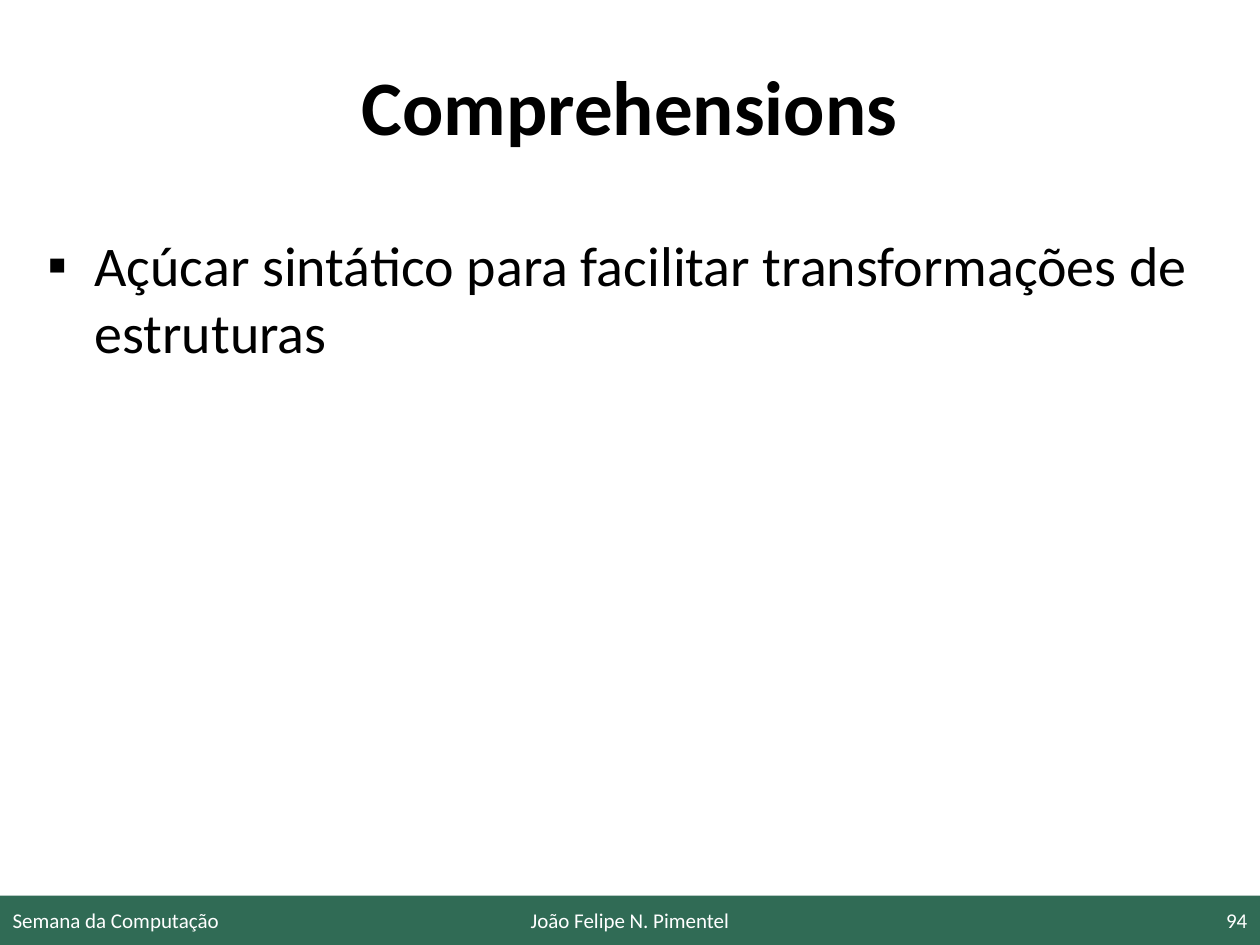
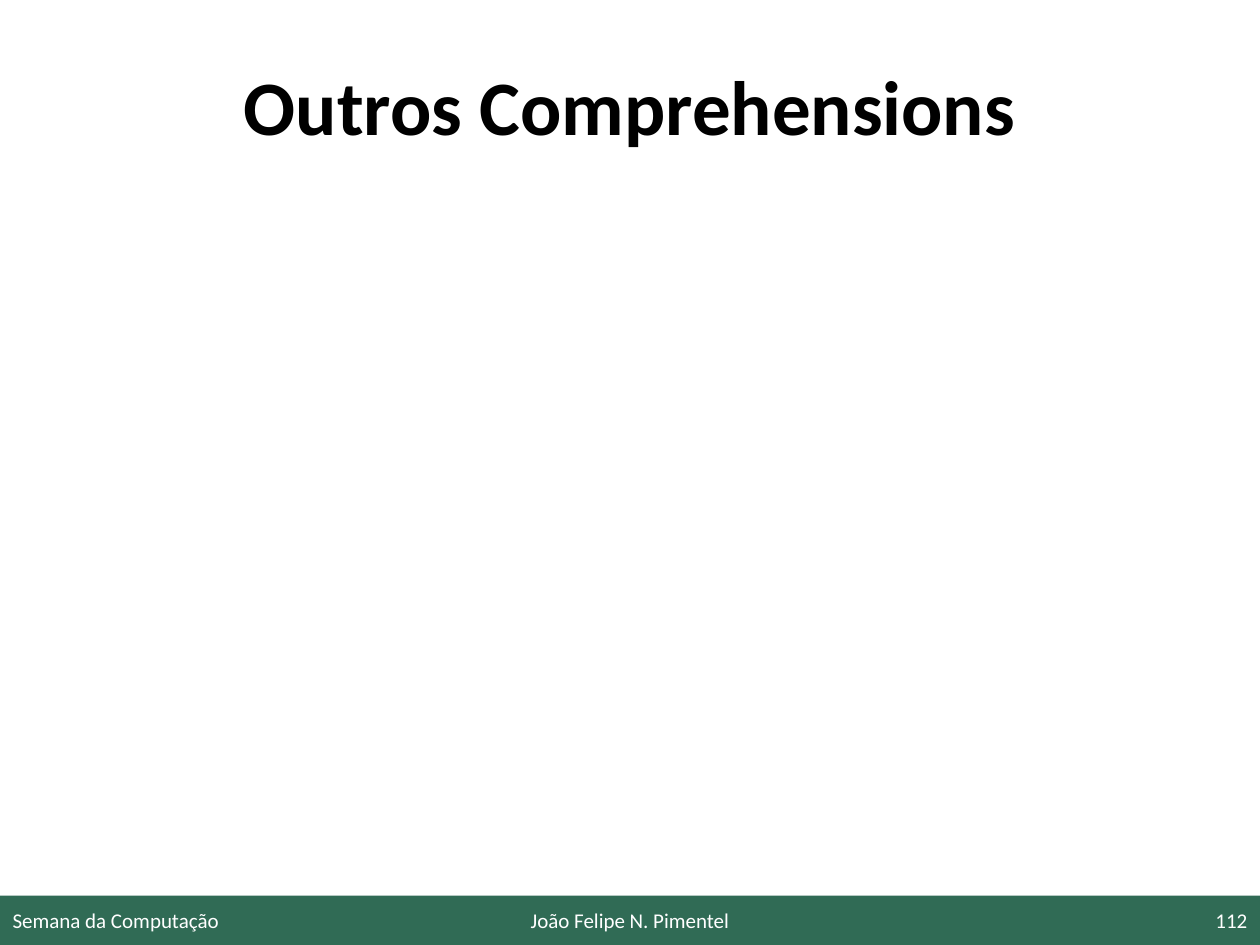
Before and after one commit to JoaoFelipe/presentations, a slide deck: slide 112 of 20191017_SC_UFF/umalinha.pptx (slide 94 before the commit). Drawn at 1260x945 pixels with LibreOffice and Linux fonts; fonts in the diff are those of the drawing; background and template pictures are left out. Boxes give left, top, right and bottom in pixels: in the first picture for what was removed or moved away, otherwise in the second. Text is boxed around its words. In the diff, an @@ line names an element or a change of style, - is before the commit and + after.

```diff
--- a/20191017_SC_UFF/umalinha.pptx
+++ b/20191017_SC_UFF/umalinha.pptx
@@ title at <box>244,81,1014,147</box>: text changed @@
-Comprehensions
+Outros Comprehensions
@@ text removed at <box>95,247,1186,354</box> @@
-▪ Açúcar sintático para facilitar transformações de estruturas
@@ page number at <box>1215,914,1247,928</box>: text changed @@
-94
+112
```
Also in this commit, not shown: 45 other slides changed, 16 slides added, 2 slides removed, 2 other files.
